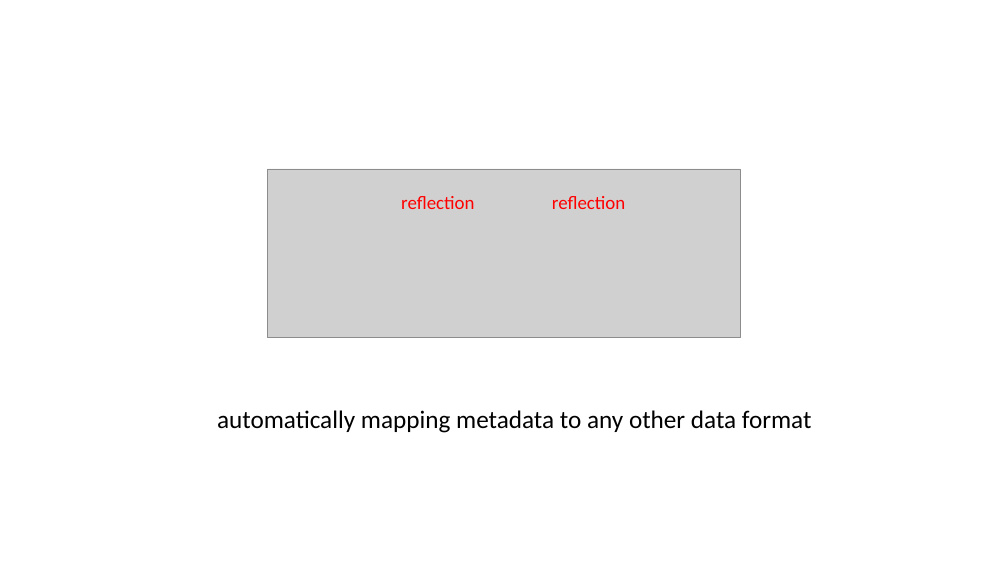
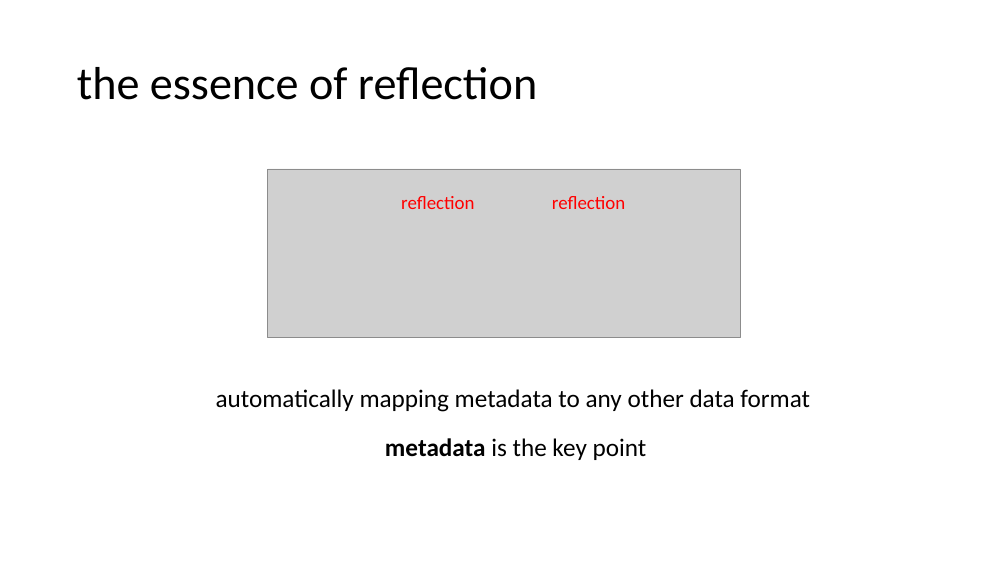
Before and after one commit to qicosmos/cppcon2017, a slide deck: slide 6 of cppcon2017.pptx. Drawn at 1008x567 pixels with LibreOffice and Linux fonts; fonts in the diff are those of the drawing; grey boxes stand for pictures. Boxes give left, top, right and bottom in pixels: in the first picture for what was removed or moved away, otherwise in the second. Text is boxed around its words. In the diff, an @@ line names an element or a change of style, - is before the commit and + after.

Commit message:
add

```diff
--- a/cppcon2017.pptx
+++ b/cppcon2017.pptx
@@ title added at [77,67,537,100], 44 pt, text #000000 @@
+the essence of reflection
@@ text "automatically mapping metadata to any ...": place and size @@
-text "automatically mapping metadata to any ..." at [217,410,812,433]
+text "automatically mapping metadata to any ..." at [216,389,810,412]
@@ text added at [385,438,647,460], 24 pt, text #000000 @@
+metadata is the key point
```
Also in this commit, not shown: 3 other slides changed, 7 slides added.
